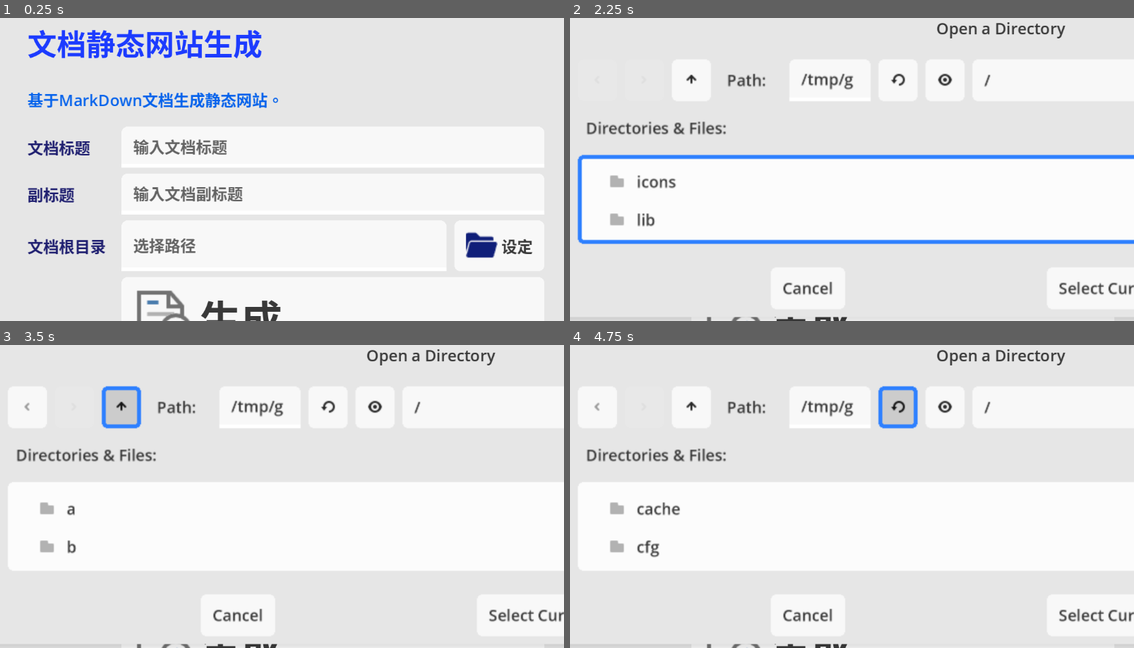
Above: before the commit, frames 1-4 (two rows, left to right).
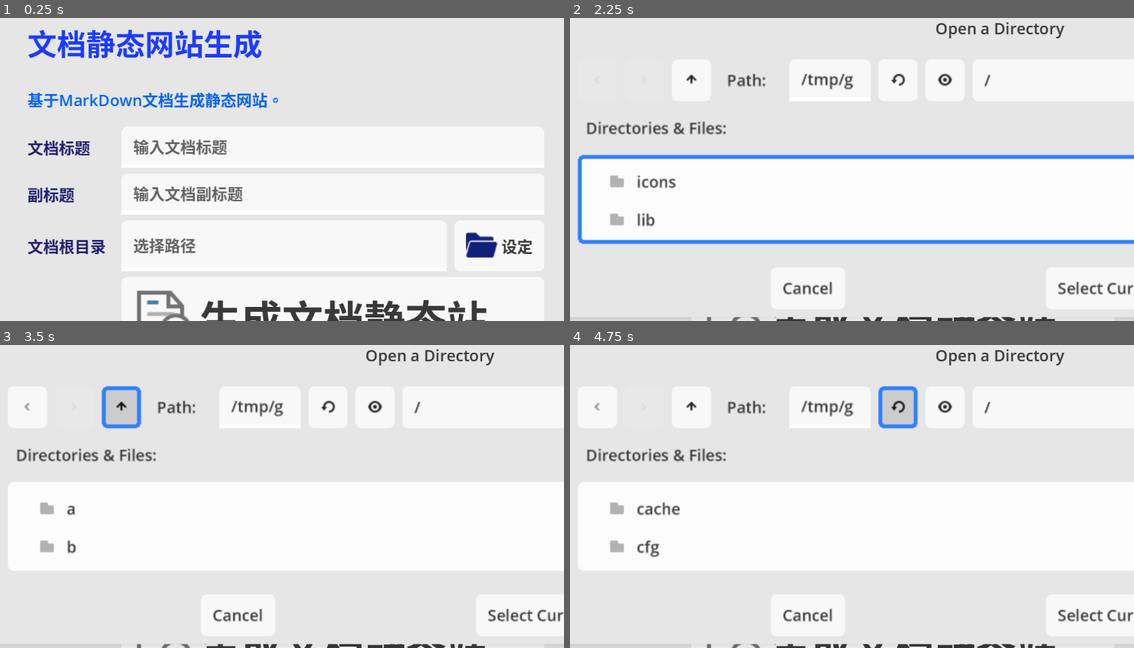
Above: after the commit, the same moments.

Repository: xun69/Godot-static-website-generator
Game: Godot game, scene res://main.tscn
Same seed, same stepped clock (60 frames per second), same inputs: the game is played once before the commit and once after it.
Inputs (mouse positions are in pixels of both pictures, inside the frame that each line leads up to):
- Up to frame 1 (0.25 s): no input
- Up to frame 2 (2.25 s): click (902, 148) at 0.52 s; type "Alex" at 0.6 s; click (902, 193) at 0.75 s; type "Alex" at 0.83 s; click (852, 245) at 0.98 s; type "12" at 1.07 s; click "生成" (after the commit: "生成文档静态站") at 1.25 s; click "设定" at 2 s
- Up to frame 3 (3.5 s): click (124, 408) at 2.75 s
- Up to frame 4 (4.75 s): click (694, 408) at 3.5 s; click (897, 408) at 4.25 s

The runs differ from the first frame. In frame 1, 1.3% of the frame differs, in the area x 50-87%, y 93-100%; in frame 2, 1.0%; in frame 3, 1.0%; in frame 4, 1.0%.
Error in both runs: Invalid access of index '0' on a base object of type: 'PackedStringArray'. (res://lib/myDocStation.gd:35)

Commit message:
修改生成静态文档按钮标题

Diff:
--- a/main.tscn
+++ b/main.tscn
@@ -1585,7 +1585,7 @@
 [node name="createDocBtn" type="Button" parent="Tab/文档/VBox/Grid"]
 layout_mode = 2
 theme_override_font_sizes/font_size = 42
-text = "生成"
+text = "生成文档静态站"
 icon = ExtResource("3_koin3")
 alignment = 0
 
